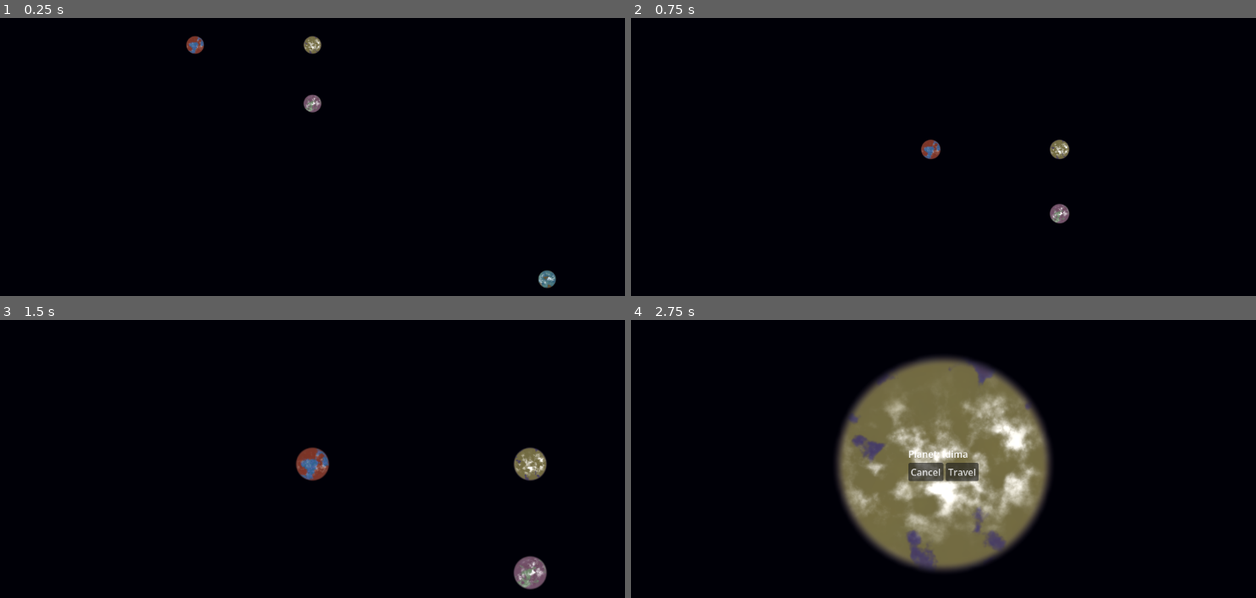
Above: before the commit, frames 1-4 (two rows, left to right).
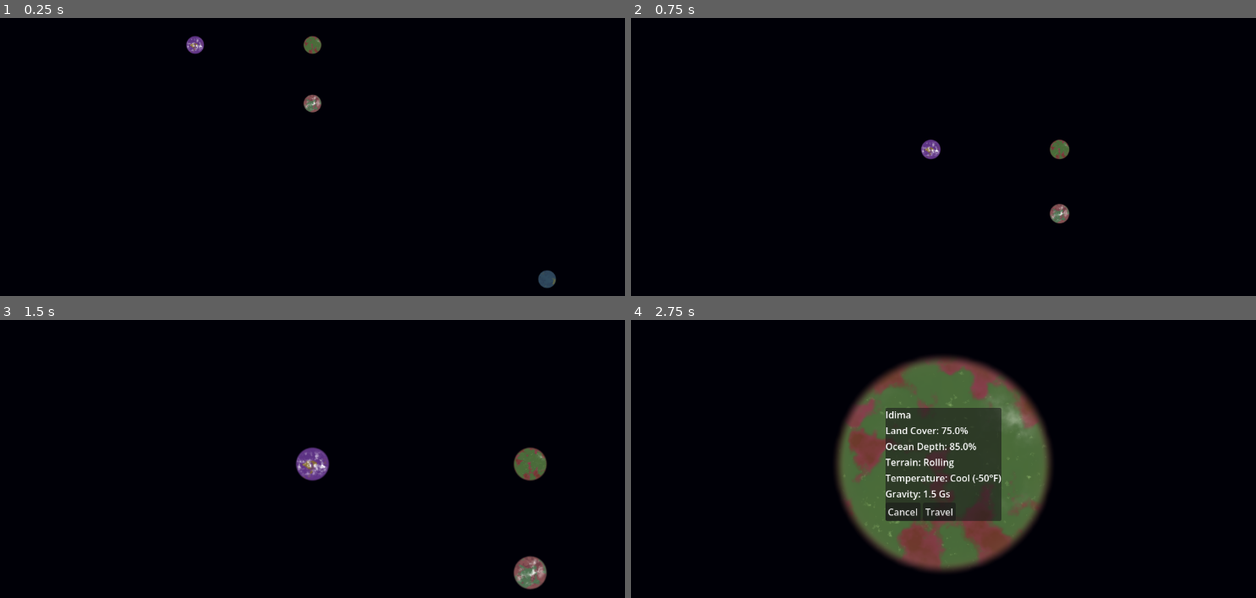
Above: after the commit, the same moments.

Repository: emilierummer/procedural-planets
Game: Godot game, scene res://PlanetMap/PlanetMap.tscn
Two runs of this game, one before a commit and one after it. Both use one fixed random seed, a clock stepped at 60 frames per second and the inputs below. The project has no main scene, so this scene is started directly.
Inputs (mouse positions are in pixels of both pictures, inside the frame that each line leads up to):
- Up to frame 1 (0.25 s): no input
- Up to frame 2 (0.75 s): tap Enter at 0.5 s; drag from (824, 45) to (943, 104) at 0.52 s
- Up to frame 3 (1.5 s): click "Cancel" at 1.25 s
- Up to frame 4 (2.75 s): drag from (1062, 464) to (706, 347) at 2.02 s

The runs differ from the first frame. In frame 1, 0.5% of the frame differs, in the area x 29-89%, y 6-97%; in frame 2, 0.4%; in frame 3, 1.2%; in frame 4, 18%, in the area x 33-67%, y 14-90%.

Commit message:
feat: get terrain and temp labels

Diff:
--- a/PlanetMap/PlanetInfo.tscn
+++ b/PlanetMap/PlanetInfo.tscn
@@ -2,29 +2,51 @@
 
 [ext_resource type="Script" uid="uid://nahlkhsoibq0" path="res://PlanetMap/planet_info.gd" id="1_75aki"]
 
-[node name="PlanetInfo" type="VBoxContainer" unique_id=2088689581]
+[node name="PlanetInfo" type="PanelContainer" unique_id=2121761653]
 anchors_preset = 15
 anchor_right = 1.0
 anchor_bottom = 1.0
 grow_horizontal = 2
 grow_vertical = 2
-alignment = 1
 script = ExtResource("1_75aki")
 
-[node name="PlanetNameLabel" type="Label" parent="." unique_id=1814742032]
-layout_mode = 2
-text = "Planet Name"
-
-[node name="HBoxContainer" type="HBoxContainer" parent="." unique_id=124629533]
+[node name="VBoxContainer" type="VBoxContainer" parent="." unique_id=447471114]
 layout_mode = 2
 
-[node name="CancelButton" type="Button" parent="HBoxContainer" unique_id=291344784]
+[node name="PlanetNameLabel" type="Label" parent="VBoxContainer" unique_id=1814742032]
+layout_mode = 2
+text = "Earth"
+
+[node name="LandCoverLabel" type="Label" parent="VBoxContainer" unique_id=934084126]
+layout_mode = 2
+text = "40% Land Cover"
+
+[node name="OceanDepthLabel" type="Label" parent="VBoxContainer" unique_id=1788795706]
+layout_mode = 2
+text = "Deep Oceans"
+
+[node name="TerrainLabel" type="Label" parent="VBoxContainer" unique_id=1175422867]
+layout_mode = 2
+text = "Flatlands"
+
+[node name="TemperatureLabel" type="Label" parent="VBoxContainer" unique_id=1851436468]
+layout_mode = 2
+text = "Cold"
+
+[node name="GravityLabel" type="Label" parent="VBoxContainer" unique_id=2006195851]
+layout_mode = 2
+text = "1Gs Gravity"
+
+[node name="HBoxContainer" type="HBoxContainer" parent="VBoxContainer" unique_id=124629533]
+layout_mode = 2
+
+[node name="CancelButton" type="Button" parent="VBoxContainer/HBoxContainer" unique_id=291344784]
 layout_mode = 2
 text = "Cancel"
 
-[node name="TravelButton" type="Button" parent="HBoxContainer" unique_id=533330495]
+[node name="TravelButton" type="Button" parent="VBoxContainer/HBoxContainer" unique_id=533330495]
 layout_mode = 2
 text = "Travel"
 
-[connection signal="pressed" from="HBoxContainer/CancelButton" to="." method="_on_cancel_button_pressed"]
-[connection signal="pressed" from="HBoxContainer/TravelButton" to="." method="_on_travel_button_pressed"]
+[connection signal="pressed" from="VBoxContainer/HBoxContainer/CancelButton" to="." method="_on_cancel_button_pressed"]
+[connection signal="pressed" from="VBoxContainer/HBoxContainer/TravelButton" to="." method="_on_travel_button_pressed"]
--- a/PlanetMap/planet.gd
+++ b/PlanetMap/planet.gd
@@ -21,6 +21,60 @@
 var ocean_depth_variation: float # Range 0.0 to 1.0, where 0.0 is no variation (all ocean the same depth) and 1.0 is high variation (ocean depth varies widely)
 var ocean_depth_contrast: float
 
+# ============ PLANET PROPERTIES ============ #
+
+var temperature: float # Range -400.0 to 900.0, representing average surface temperature in Fahrenheit
+var planet_gravity: float # Range 0.0 to 5.0, where 1.0 is Earth-like gravity, 0.0 is no gravity, and 5.0 is very high gravity
+
+# ============ STATIC CONVERSIONS ============ #
+
+## Get a human-readable temperature label based on the planet's temperature value
+static func get_temperature_label(temp: float) -> String:
+    if   temp < -200.0: return "Frigid"
+    elif temp < -100.0: return "Cold"
+    elif temp < 0.0:    return "Cool"
+    elif temp < 120.0:  return "Temperate"
+    elif temp < 300.0:  return "Warm"
+    elif temp < 600.0:  return "Hot"
+    else:               return "Scorching"
+
+
+## Get hue range for planet color based on temperature
+## temperature can be a string label or a float value
+static func get_temperature_hue_range(temp) -> Array:
+    if not temp is String:
+        temp = Planet.get_temperature_label(temp)
+
+    # Match temperature label to corresponding hue range
+    match temp:
+        "Frigid":    return [0.50, 0.59] # Cyan-blue
+        "Cold":      return [0.42, 0.50] # Cyan
+        "Cool":      return [0.33, 0.42] # Cyan-green
+        "Temperate": return [0.25, 0.33] # Green
+        "Warm":      return [0.17, 0.25] # Yellow-green
+        "Hot":       return [0.08, 0.17] # Orange-yellow
+        "Scorching": return [0.00, 0.08] # Red-orange
+    # Default to full hue range if temperature is invalid
+    return [0.00, 1.00]
+
+
+## Get a human-readable terrain label based on the planet's elevation
+static func get_terrain_label(el_frequency: float, el_strength: float, el_contrast: float) -> String:
+    # Once gravity is factored in:
+    # el_frequency range: 0.8 to 160
+    # el_strength range: 0.0 to 20
+    # el_contrast range: 0.16 to 30
+    # el_score range: 2.56 to 500 (logarithmic scale)
+    var el_score = (el_frequency + max(el_strength, 0.1) * 8.0 + el_contrast * 6.0)
+
+    if   el_score > 250.0: return "Jagged"
+    elif el_score > 125.0: return "Mountainous"
+    elif el_score > 62.5:  return "Hilly"
+    elif el_score > 31.25: return "Rolling"
+    else:                  return "Flat"
+
+
+# ============================================ #
 
 signal planet_clicked(planet)
 
--- a/PlanetMap/planet_info.gd
+++ b/PlanetMap/planet_info.gd
@@ -1,23 +1,34 @@
-extends VBoxContainer
+extends Control
 
 signal start_travel(destination: Planet)
 signal close_planet_info()
 
 var current_planet: Planet = null
 
-@onready var PlanetNameLabel:Label = $PlanetNameLabel
+@onready var PlanetNameLabel: Label = $VBoxContainer/PlanetNameLabel
+@onready var LandCoverLabel: Label = $VBoxContainer/LandCoverLabel
+@onready var OceanDepthLabel: Label = $VBoxContainer/OceanDepthLabel
+@onready var TerrainLabel: Label = $VBoxContainer/TerrainLabel
+@onready var TemperatureLabel: Label = $VBoxContainer/TemperatureLabel
+@onready var GravityLabel: Label = $VBoxContainer/GravityLabel
 
 
 func _on_cancel_button_pressed():
-    self.hide()
-    close_planet_info.emit()
+	self.hide()
+	close_planet_info.emit()
 
 
 func _on_travel_button_pressed():
-    start_travel.emit(current_planet)
+	start_travel.emit(current_planet)
 
 
 func update_planet_info(planet: Planet):
-    current_planet = planet
-    PlanetNameLabel.text = "Planet: " + planet.name
-    self.show()
+	current_planet = planet
+	PlanetNameLabel.text = planet.name
+	LandCoverLabel.text = "Land Cover: " + str(round(planet.land_cover * 100.0)) + "%"
+	OceanDepthLabel.text = "Ocean Depth: " + str(round(planet.ocean_average_depth * 100.0)) + "%"
+	TerrainLabel.text = "Terrain: " + Planet.get_terrain_label(planet.elevation_frequency, planet.elevation_strength, planet.elevation_contrast)
+	TemperatureLabel.text = "Temperature: %s (%d°F)" % [Planet.get_temperature_label(planet.temperature), round(planet.temperature)]
+	GravityLabel.text = "Gravity: " + str(round(planet.planet_gravity * 100.0) / 100.0) + " Gs"
+
+	self.show()
--- a/PlanetMap/planet_map.gd
+++ b/PlanetMap/planet_map.gd
@@ -27,21 +27,11 @@
 	var shader_seed = float(abs(hash(planet_data.position)) % 1000000) / 1000000.0
 	var sprite = planet.get_node("Sprite2D") as Sprite2D
 	sprite.material.set_shader_parameter("rand_seed", shader_seed)
-	sprite.material.set_shader_parameter("atmosphere_color", planet_data.atmosphere_color)
-	sprite.material.set_shader_parameter("cloud_cover", planet_data.cloud_cover)
-	sprite.material.set_shader_parameter("cloud_density", planet_data.cloud_density)
-	sprite.material.set_shader_parameter("cloud_color", planet_data.cloud_color)
-	sprite.material.set_shader_parameter("land_cover", planet_data.land_cover)
-	sprite.material.set_shader_parameter("land_color_low", planet_data.land_color_low)
-	sprite.material.set_shader_parameter("land_color_high", planet_data.land_color_high)
-	sprite.material.set_shader_parameter("elevation_frequency", planet_data.elevation_frequency)
-	sprite.material.set_shader_parameter("elevation_strength", planet_data.elevation_strength)
-	sprite.material.set_shader_parameter("elevation_contrast", planet_data.elevation_contrast)
-	sprite.material.set_shader_parameter("ocean_color_deep", planet_data.ocean_color_deep)
-	sprite.material.set_shader_parameter("ocean_color_shallow", planet_data.ocean_color_shallow)
-	sprite.material.set_shader_parameter("ocean_average_depth", planet_data.ocean_average_depth)
-	sprite.material.set_shader_parameter("ocean_depth_variation", planet_data.ocean_depth_variation)
-	sprite.material.set_shader_parameter("ocean_depth_contrast", planet_data.ocean_depth_contrast)
+	for param in ["atmosphere_color", "cloud_cover", "cloud_density", "cloud_color", "land_cover", "land_color_low", "land_color_high", "elevation_frequency", "elevation_strength", "elevation_contrast", "ocean_color_deep", "ocean_color_shallow", "ocean_average_depth", "ocean_depth_variation", "ocean_depth_contrast"]:
+		sprite.material.set_shader_parameter(param, planet_data.get(param))
+		planet.set(param, planet_data.get(param)) # Store shader parameters on the planet node for later use in the planet info panel
+	planet.temperature = planet_data.temperature
+	planet.planet_gravity = planet_data.planet_gravity
 	planet.connect("planet_clicked", _on_planet_clicked)
 	add_child(planet)
 	visible_planets[planet_key] = planet
--- a/planet_generator.gd
+++ b/planet_generator.gd
@@ -52,7 +52,10 @@
 	var planet = Planet.new()
 	planet.position = position
 	planet.name = generate_planet_name()
-	var shader_params = generate_planet_shader_params()
+	planet.temperature = rng.randf_range(-100.0, 100.0)
+	planet.planet_gravity = rng.randf_range(0.0, 5.0)
+
+	var shader_params = generate_planet_shader_params(planet.temperature, planet.planet_gravity)
 	planet.atmosphere_color = shader_params["atmosphere_color"]
 	planet.cloud_cover = shader_params["cloud_cover"]
 	planet.cloud_density = shader_params["cloud_density"]
@@ -151,12 +154,15 @@
 	return planet_name.capitalize()
 
 
-static func generate_planet_shader_params() -> Dictionary:
+static func generate_planet_shader_params(planet_temperature: float, planet_gravity: float) -> Dictionary:
 	var params: Dictionary = {}
+
+	# Get planet hue range based on temperature so that planets with similar temperatures have similar colors
+	var temp_hue_range = Planet.get_temperature_hue_range(planet_temperature)
 
 	# Randomly generate base land color
 	var land_color_low = Color.from_ok_hsl(
-		rng.randf(),
+		rng.randf_range(temp_hue_range[0], temp_hue_range[1]),
 		rng.randf_range(PLANET_COLOR_SATURATION_MIN, PLANET_COLOR_SATURATION_MAX),
 		rng.randf_range(PLANET_COLOR_LUMINANCE_MIN, PLANET_COLOR_LUMINANCE_MAX)
 	)
@@ -188,6 +194,9 @@
 		randf_range(0.9, 1.0)
 	)
 
+	# Get parameter to divide elevations by based on gravity, so that higher gravity planets tend to have flatter terrain and lower gravity planets tend to have more varied terrain
+	var gravity_factor = max(planet_gravity / 2.0, 0.1) # Avoid dividing by zero or very small numbers
+
 	params["atmosphere_color"] = atmosphere_color
 
 	params["cloud_cover"] = rng.randf()
@@ -197,14 +206,14 @@
 	params["land_cover"] = land_cover
 	params["land_color_low"] = land_color_low
 	params["land_color_high"] = land_color_high
-	params["elevation_frequency"] = rng.randf_range(2.0, 16.0)
-	params["elevation_strength"] = rng.randf_range(0.0, 2.0)
-	params["elevation_contrast"] = rng.randf_range(0.4, 3.0)
+	params["elevation_frequency"] = rng.randf_range(2.0, 16.0) / gravity_factor
+	params["elevation_strength"] = rng.randf_range(0.0, 2.0) / gravity_factor
+	params["elevation_contrast"] = rng.randf_range(0.4, 3.0) / gravity_factor
 
 	params["ocean_color_deep"] = ocean_color_deep
 	params["ocean_color_shallow"] = ocean_color_shallow
-	params["ocean_average_depth"] = rng.randf()
-	params["ocean_depth_variation"] = rng.randf()
-	params["ocean_depth_contrast"] = rng.randf_range(0.4, 3.0)
+	params["ocean_average_depth"] = rng.randf() / gravity_factor
+	params["ocean_depth_variation"] = rng.randf() / gravity_factor
+	params["ocean_depth_contrast"] = rng.randf_range(0.4, 3.0) / gravity_factor
 
 	return params
